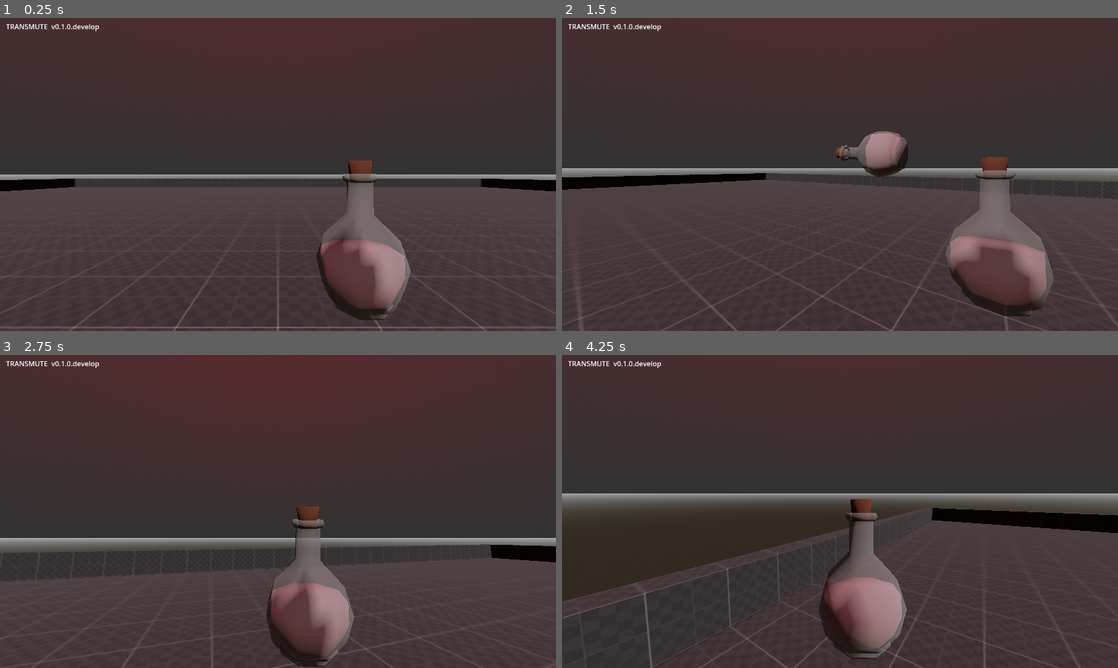
Above: before the commit, frames 1-4 (two rows, left to right).
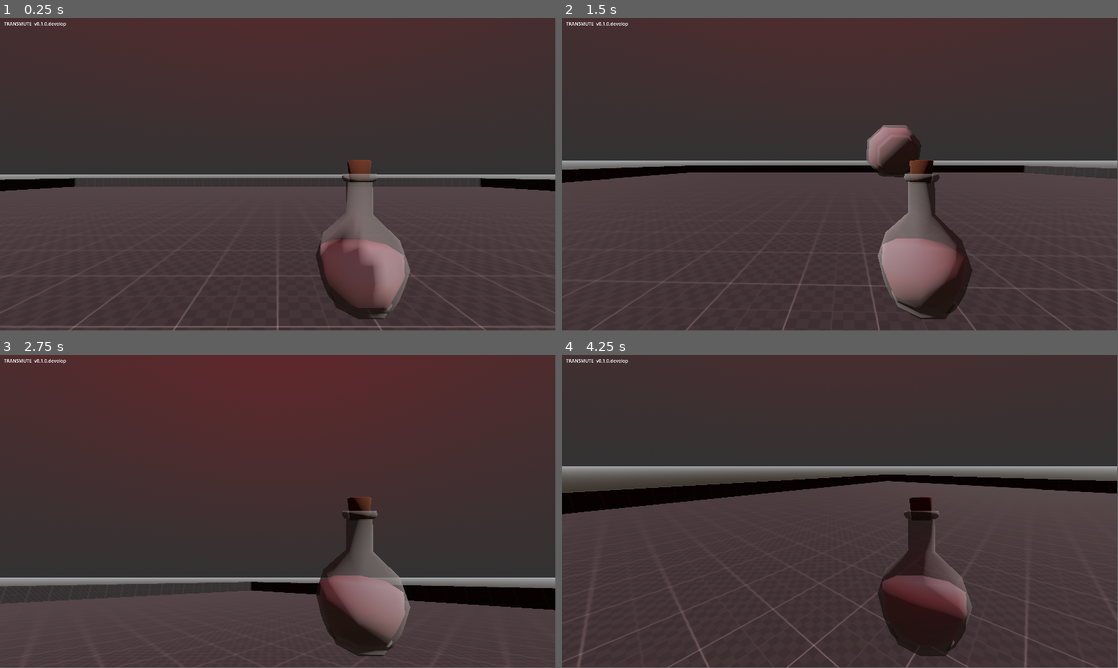
Above: after the commit, the same moments.

Repository: Molflyn/TRANSMUTE
Game: Godot game, scene res://Levels/Main.tscn
Two runs of this game, one before a commit and one after it. Both use one fixed random seed, a clock stepped at 60 frames per second and the inputs below.
Inputs (mouse positions are in pixels of both pictures, inside the frame that each line leads up to):
- Up to frame 1 (0.25 s): no input
- Up to frame 2 (1.5 s): tap Enter at 0.5 s; move the mouse to (867, 174) at 0.52 s; hold W (move_forward) from 0.53 s (still down); tap Shift (dash) at 0.6 s; tap Space (jump) at 0.77, 1.07 s; click (867, 174) at 0.8 s; move the mouse to (812, 174) at 1.27 s; click (812, 174) at 1.35 s
- Up to frame 3 (2.75 s): keep holding W (move_forward); tap Space (jump) at 1.52, 1.55, 1.82, 2.1 s; move the mouse to (289, 505) at 2.02 s; tap Shift (dash) at 2.3 s
- Up to frame 4 (4.25 s): keep holding W (move_forward); move the mouse to (834, 517) at 2.77 s; tap Shift (dash) at 2.85 s; tap Space (jump) at 3.02, 3.32, 3.77, 3.8, 4.07 s; click (834, 517) at 3.05 s; move the mouse to (878, 514) at 3.52 s; click (878, 514) at 3.6 s; tap Escape (ui_cancel) at 4.15 s
In our replay, the window is 800x450 before the commit and 799x449 after it. These sizes can differ from the game's own. Grey fills any space a smaller window leaves; there, only what the larger window draws over its background counts as a difference.

The runs differ from the first frame. In frame 1, 0.9% of the frame differs, in the area x 0-100%, y 1-100%; in frame 2, 16%; in frame 3, 17%; in frame 4, 27%.

Commit message:
Cleaned up code & got rid of potion sway

Diff:
--- /dev/null
+++ b/Levels/Main.gd
@@ -0,0 +1,11 @@
+extends Node3D
+
+func _ready():
+    Input.mouse_mode = Input.MOUSE_MODE_CAPTURED
+
+func _process(_delta):
+    if Input.is_action_just_pressed("ui_cancel"):
+        if Input.mouse_mode == Input.MOUSE_MODE_CAPTURED:
+            Input.mouse_mode = Input.MOUSE_MODE_VISIBLE
+        elif Input.mouse_mode == Input.MOUSE_MODE_VISIBLE:
+            Input.mouse_mode = Input.MOUSE_MODE_CAPTURED
--- a/Levels/Main.tscn
+++ b/Levels/Main.tscn
@@ -1,5 +1,6 @@
-[gd_scene load_steps=10 format=3 uid="uid://b1pcttldrawb2"]
+[gd_scene load_steps=11 format=3 uid="uid://b1pcttldrawb2"]
 
+[ext_resource type="Script" path="res://Levels/Main.gd" id="1_j8wvy"]
 [ext_resource type="Texture2D" uid="uid://c77g232xhpkn1" path="res://addons/kenney_prototype_textures/dark/texture_07.png" id="1_tn1yo"]
 [ext_resource type="Script" path="res://Player/PlayerController.gd" id="2_i216d"]
 [ext_resource type="PackedScene" uid="uid://b71mno2uxrf2d" path="res://Player/Potion/Potion.tscn" id="3_c8nx8"]
@@ -32,6 +33,7 @@
 height = 1.8
 
 [node name="Main" type="Node3D"]
+script = ExtResource("1_j8wvy")
 
 [node name="DirectionalLight3D" type="DirectionalLight3D" parent="."]
 transform = Transform3D(1, 0, 0, 0, 0.707107, 0.707107, 0, -0.707107, 0.707107, 0, 10, 0)
@@ -58,17 +60,7 @@
 [node name="PlayerController" type="CharacterBody3D" parent="."]
 transform = Transform3D(1, 0, 0, 0, 1, 0, 0, 0, 1, 0, 1, 0)
 script = ExtResource("2_i216d")
-move_speed = null
-acceleration = null
-dash_speed = null
-jump_velocity = null
-grav_multiplier = null
-look_sens = null
-sway_min = null
-sway_max = null
-sway_amount = null
 show_trajectory = false
-throw_strength = null
 potion = ExtResource("3_c8nx8")
 
 [node name="MeshInstance3D" type="MeshInstance3D" parent="PlayerController"]
--- a/Player/PlayerController.gd
+++ b/Player/PlayerController.gd
@@ -19,26 +19,19 @@
 @export var grav_multiplier : float = 1.5
 
 @export_group("Camera Movement")
-@export var look_sens : float = 0.01
+@export var look_sens : float = 1
 var camera_look_input : Vector2
-
-@export_group("Potion Sway")
-@export var sway_min : Vector2 = Vector2(-50, -50)
-@export var sway_max : Vector2 = Vector2(50, 50)
-@export var sway_amount : float = 0.5
-var mouse_move : Vector2
 
 @export_group("Throw Mechanic")
 @export var show_trajectory : bool = true
 @export var throw_strength : float = 10.0
+@export var potion : PackedScene
 var can_throw : bool = true
 var potion_thrown : bool = false
-@export var potion : PackedScene
 
 func _unhandled_input(event):
 	if event is InputEventMouseMotion:
 		camera_look_input = event.relative
-		mouse_move = event.relative
 
 func _on_dash_timer_timeout():
 	is_dashing = false
@@ -106,19 +99,31 @@
 		potion_instance.apply_torque(Vector3(randf_range(0, 1), 0, randf_range(0, 1) * 100))
 		potion_thrown = false
 
-func _potion_sway(delta) -> void:
-	var potion_mesh : Node3D = get_node("Camera3D/Marker3D/PotionRB/Potion")
-	var zero_vector : Vector2 = Vector2(0, 0)
+func throw_potion():
+	if Input.is_action_just_pressed("throw_potion") and can_throw:
+		potion_thrown = true
+		_potion_prep()
+		can_throw = false
+		$ThrowCooldown.start()
 
-	potion_mesh.position.x = lerp(zero_vector.x, zero_vector.x-mouse_move.x * 0.2, delta * sway_amount)
-	potion_mesh.position.y = lerp(zero_vector.y, zero_vector.y+mouse_move.y * 0.2, delta * sway_amount)
+func camera_look(delta):
+	rotate_y(-camera_look_input.x * delta * look_sens)
+	camera.rotate_x(-camera_look_input.y * delta * look_sens)
+	camera.rotation.x = clamp(camera.rotation.x, -1.5, 1.5)
+	camera_look_input = Vector2.ZERO
 
 func _ready():
-	# Hide Mouse
-	Input.mouse_mode = Input.MOUSE_MODE_CAPTURED
+	_potion_prep()
 
-	# Load Potion
-	_potion_prep()
+func _process(delta):
+	if show_trajectory:
+		_draw_aim()
+
+	# Camera Look
+	camera_look(delta)
+
+	# Potion Throw Mechanic
+	throw_potion()
 
 func _physics_process(delta):
 	# Add the gravity
@@ -129,7 +134,7 @@
 	if Input.is_action_just_pressed("jump") and is_on_floor():
 		velocity.y = jump_velocity
 
-	# Get the input direction and handle the movement/deceleration
+	# Handle Movement
 	var input_dir = Input.get_vector("move_left", "move_right", "move_forward", "move_back")
 	var direction = (transform.basis * Vector3(input_dir.x, 0, input_dir.y)).normalized()
 	var target_velocity = direction * move_speed
@@ -151,30 +156,3 @@
 			velocity = dash_speed * direction
 		$DashTimer.start()
 		$DashCooldown.start()
-
-	# Throw Mechanic
-	if Input.is_action_just_pressed("throw_potion") and can_throw:
-		potion_thrown = true
-		_potion_prep()
-		can_throw = false
-		$ThrowCooldown.start()
-
-	# Draw Throw Trajectory
-	if show_trajectory:
-		_draw_aim()
-
-	# Camera Look
-	rotate_y(-camera_look_input.x * look_sens)
-	camera.rotate_x(-camera_look_input.y * look_sens)
-	camera.rotation.x = clamp(camera.rotation.x, -1.5, 1.5)
-	camera_look_input = Vector2.ZERO
-
-	# Potion Sway
-	_potion_sway(delta)
-
-	# ESC Mouse Window
-	if Input.is_action_just_pressed("ui_cancel"):
-		if Input.mouse_mode == Input.MOUSE_MODE_CAPTURED:
-			Input.mouse_mode = Input.MOUSE_MODE_VISIBLE
-		elif Input.mouse_mode == Input.MOUSE_MODE_VISIBLE:
-			Input.mouse_mode = Input.MOUSE_MODE_CAPTURED
--- a/project.godot
+++ b/project.godot
@@ -21,8 +21,9 @@
 
 [display]
 
-window/size/viewport_width=1280
-window/size/viewport_height=720
+window/size/viewport_width=1920
+window/size/viewport_height=1080
+window/size/borderless=true
 window/vsync/vsync_mode=0
 
 [input]
